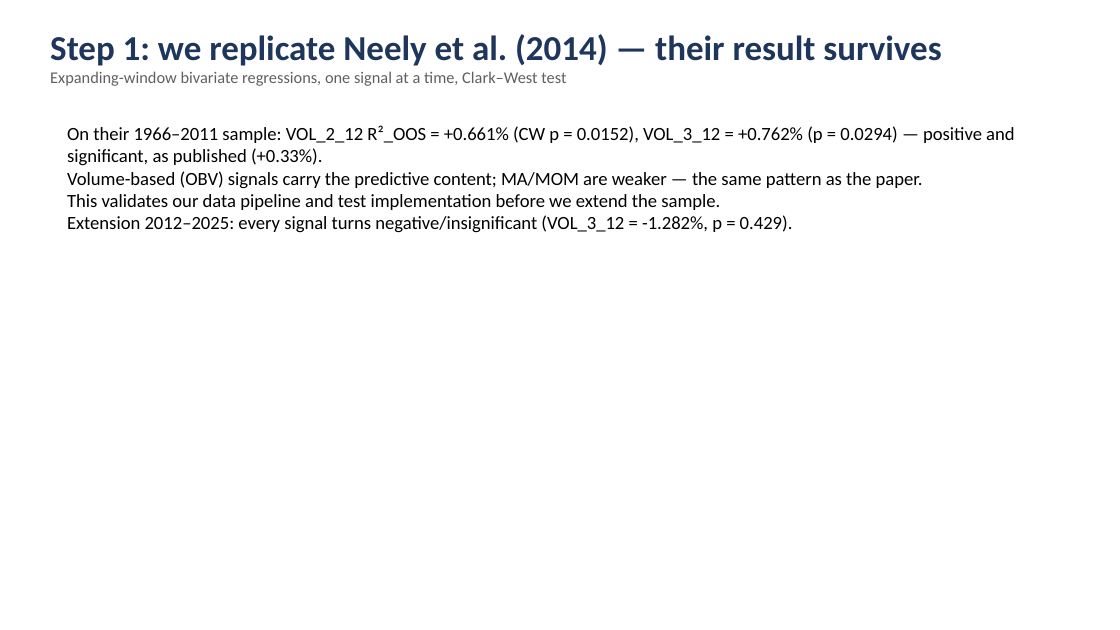
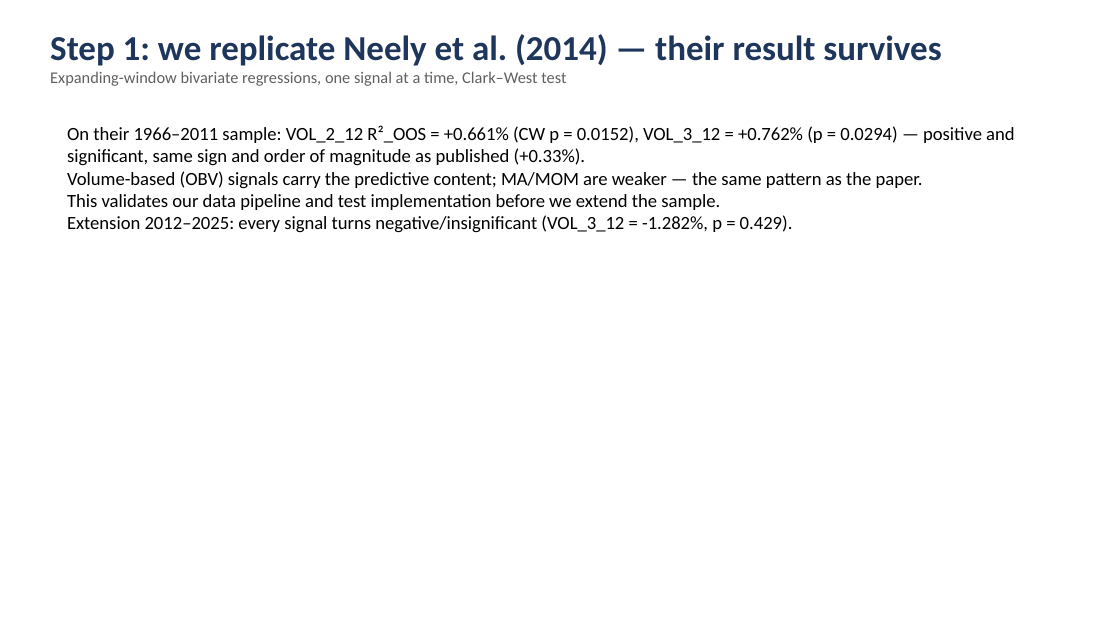
Before and after one commit to sasssyboujee/ec4308-equity-premium, a slide deck: slide 5 of deck/EC4308_Presentation.pptx. Drawn at 1120x630 pixels with LibreOffice and Linux fonts; fonts in the diff are those of the drawing. Boxes give left, top, right and bottom in pixels: in the first picture for what was removed or moved away, otherwise in the second. Text is boxed around its words. In the diff, an @@ line names an element or a change of style, - is before the commit and + after.

```diff
--- a/deck/EC4308_Presentation.pptx
+++ b/deck/EC4308_Presentation.pptx
@@ text at bbox=[67, 125, 1014, 166]: text changed @@
-On their 1966–2011 sample: VOL_2_12 R²_OOS = +0.661% (CW p = 0.0152), VOL_3_12 = +0.762% (p = 0.0294) — positive and significant, as published (+0.33%).
+On their 1966–2011 sample: VOL_2_12 R²_OOS = +0.661% (CW p = 0.0152), VOL_3_12 = +0.762% (p = 0.0294) — positive and significant, same sign and order of magnitude as published (+0.33%).
```
Also in this commit, not shown: 5 other files.
